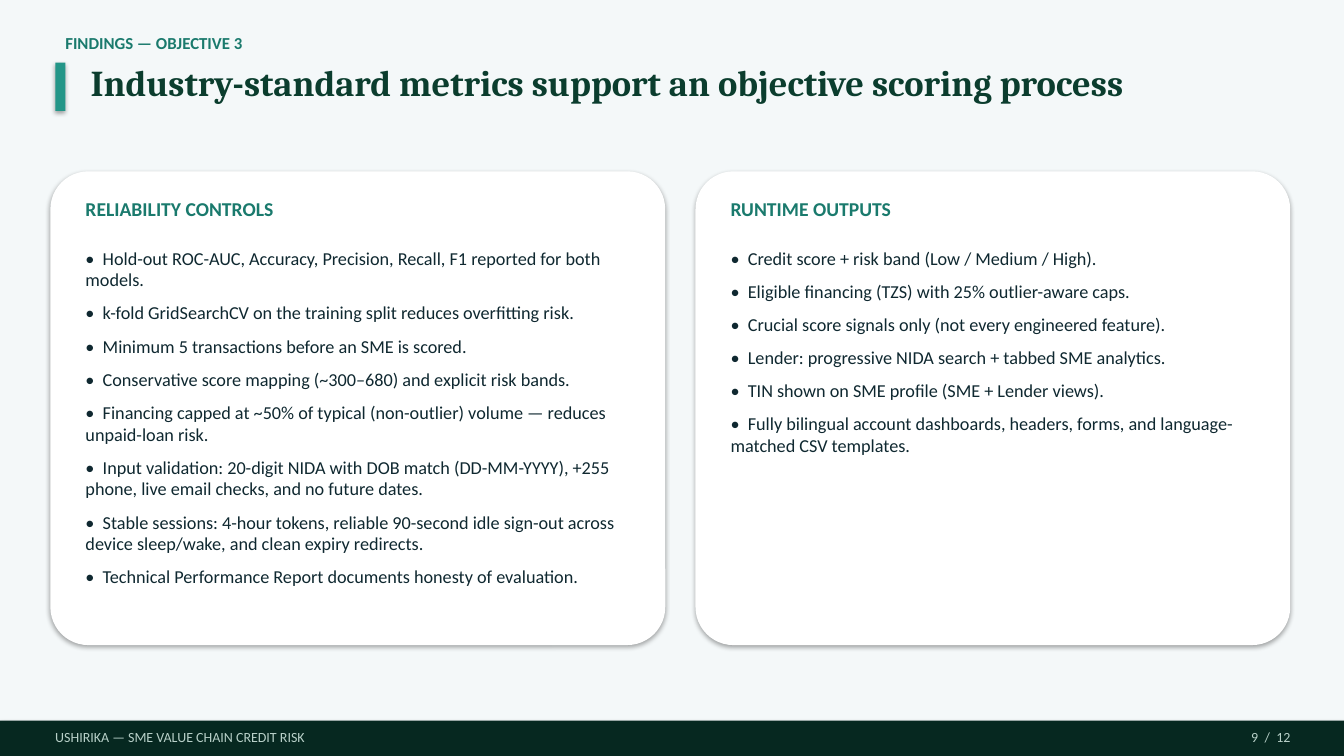
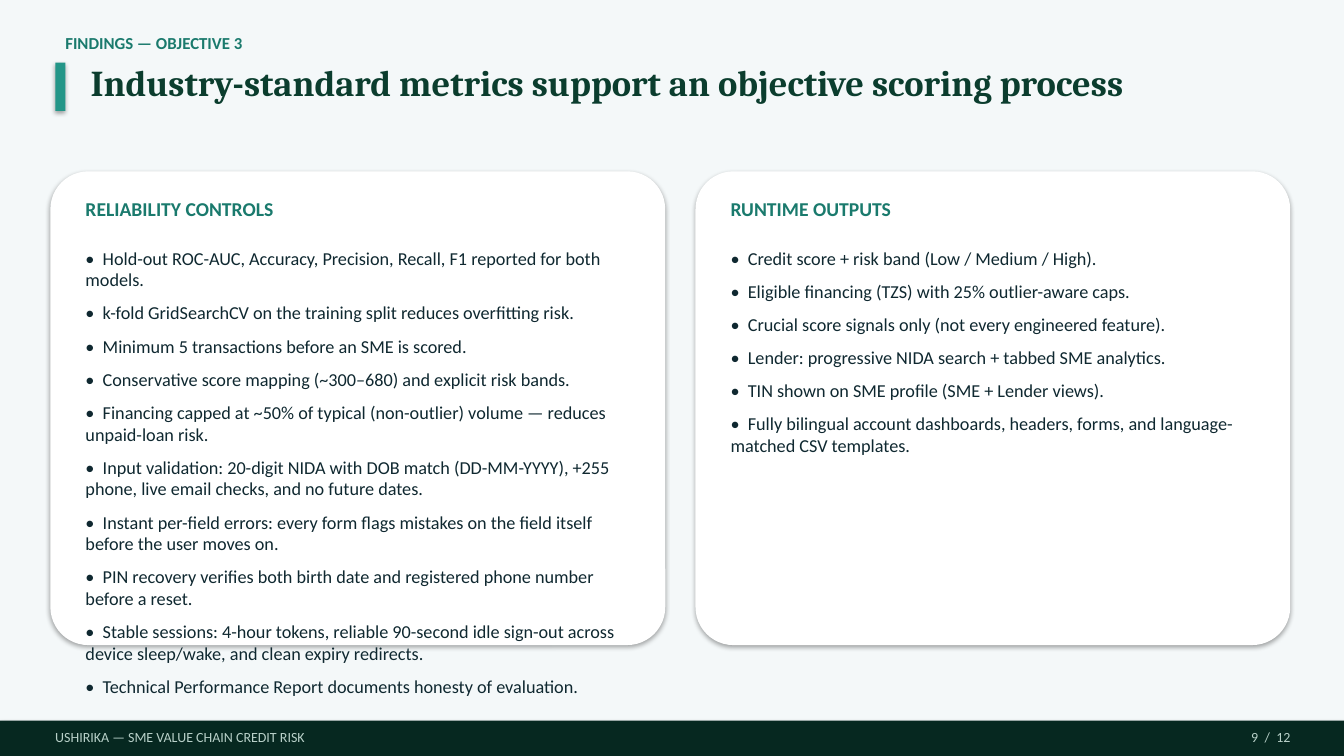
Before and after one commit to Dmmkuliku/ushirika-sme-credit, a slide deck: slide 9 of Presentation/Ushirika_Group15_Defence_Presentation.pptx. Drawn at 1344x756 pixels with LibreOffice and Linux fonts; fonts in the diff are those of the drawing. Boxes give left, top, right and bottom in pixels: in the first picture for what was removed or moved away, otherwise in the second. Text is boxed around its words. In the diff, an @@ line names an element or a change of style, - is before the commit and + after.

```diff
--- a/Presentation/Ushirika_Group15_Defence_Presentation.pptx
+++ b/Presentation/Ushirika_Group15_Defence_Presentation.pptx
@@ text at <box>85,516,593,605</box>: paragraphs added @@
+• Instant per-field errors: every form flags mistakes on the field itself before the user moves on.
+• PIN recovery verifies both birth date and registered phone number before a reset.
```
Also in this commit, not shown: 13 other files.
